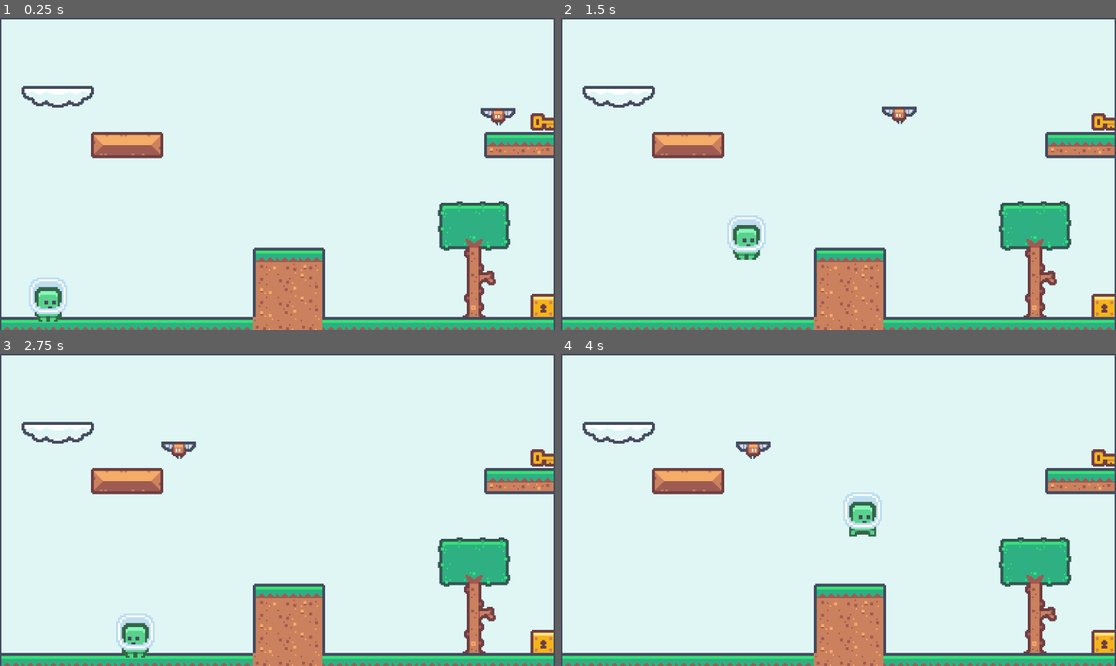
Above: before the commit, frames 1-4 (two rows, left to right).
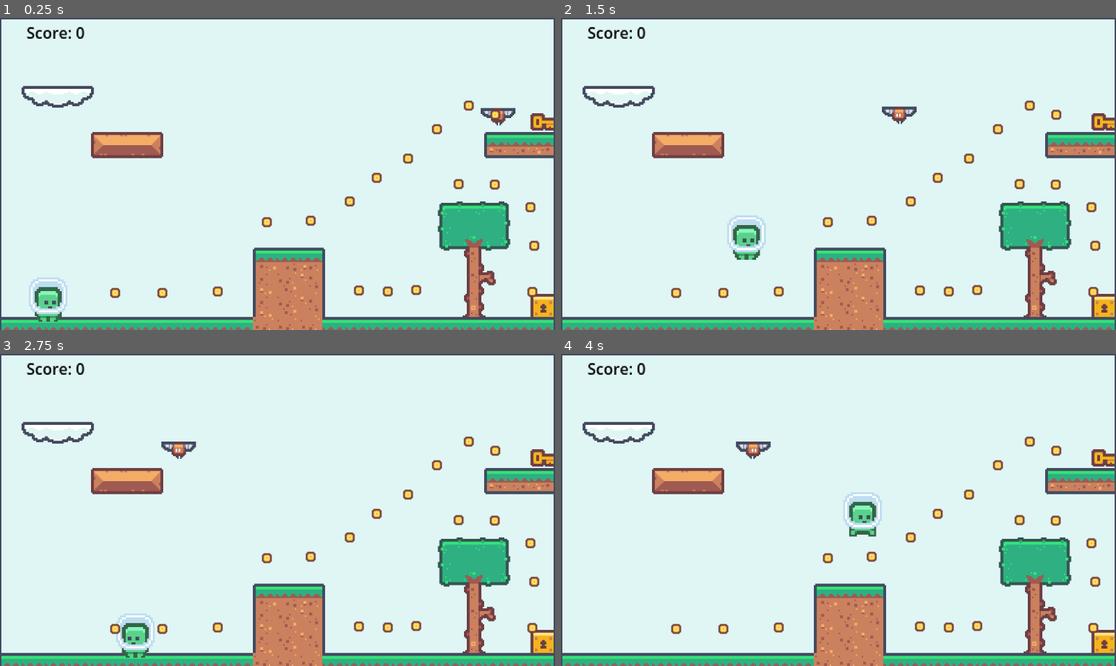
Above: after the commit, the same moments.

Repository: emre-buruk007/Godot-platformer
Game: Godot game, scene res://scenes/main.tscn
The game is run twice, just before and just after one commit, with the same random seed, the same clock (stepped at 60 frames per second) and the same inputs.
Inputs:
- Up to frame 1 (0.25 s): no input
- Up to frame 2 (1.5 s): hold Right (right) from 0.53 s (still down); tap Space (jump) at 0.77 s
- Up to frame 3 (2.75 s): tap Space (jump) at 1.52 s; release Right (right) at 2.03 s; hold Left (left) from 2.03 s (still down)
- Up to frame 4 (4 s): release Left (left) at 2.78 s; hold Right (right) from 2.78 s (still down); tap Space (jump) at 3.02, 3.77 s

The runs differ from the first frame. In frame 1, 1.3% of the frame differs, in the area x 4-98%, y 2-90%; in frame 2, 1.3%; in frame 3, 1.3%; in frame 4, 1.3%.
Error after the commit: Invalid access to property or key 'class_name' on a base object of type 'CharacterBody2D (Enemy)'. (res://scenes/scripts/collectible.gd:7)

Commit message:
Added sound effects for coins, fixing bugs.

Diff:
--- a/project.godot
+++ b/project.godot
@@ -18,6 +18,8 @@
 [autoload]
 
 BackgroundMusic="*res://scenes/background_music.tscn"
+Global="*res://scenes/scripts/Global.gd"
+Sfx="*res://scenes/SFX.tscn"
 
 [input]
 
--- /dev/null
+++ b/scenes/SFX.tscn
@@ -0,0 +1,6 @@
+[gd_scene load_steps=2 format=3 uid="uid://4cdv45aruhbl"]
+
+[ext_resource type="AudioStream" uid="uid://db6bcychlvvq" path="res://assets/music/SFX/coin_collect.wav" id="1_svm4g"]
+
+[node name="coin_collected" type="AudioStreamPlayer2D"]
+stream = ExtResource("1_svm4g")
--- /dev/null
+++ b/scenes/collectible.tscn
@@ -0,0 +1,39 @@
+[gd_scene load_steps=7 format=3 uid="uid://bqt6ibamrni6j"]
+
+[ext_resource type="Script" path="res://scenes/scripts/collectible.gd" id="1_72q6a"]
+[ext_resource type="Texture2D" uid="uid://6pksq571dkrk" path="res://assets/textures/tile_0151.png" id="1_jdp6s"]
+[ext_resource type="Texture2D" uid="uid://cf3bf4f823mtp" path="res://assets/textures/tile_0152.png" id="2_a1vv2"]
+[ext_resource type="AudioStream" uid="uid://db6bcychlvvq" path="res://assets/music/SFX/coin_collect.wav" id="4_fgx5m"]
+
+[sub_resource type="SpriteFrames" id="SpriteFrames_lm1y0"]
+animations = [{
+"frames": [{
+"duration": 1.0,
+"texture": ExtResource("1_jdp6s")
+}, {
+"duration": 1.0,
+"texture": ExtResource("2_a1vv2")
+}],
+"loop": true,
+"name": &"default",
+"speed": 3.0
+}]
+
+[sub_resource type="CircleShape2D" id="CircleShape2D_wq72c"]
+
+[node name="collectible" type="Area2D"]
+script = ExtResource("1_72q6a")
+
+[node name="collected_sfx" type="AudioStreamPlayer" parent="."]
+stream = ExtResource("4_fgx5m")
+
+[node name="AnimatedSprite2D" type="AnimatedSprite2D" parent="."]
+scale = Vector2(1.7, 1.7)
+sprite_frames = SubResource("SpriteFrames_lm1y0")
+autoplay = "default"
+frame_progress = 0.0653876
+
+[node name="CollisionShape2D" type="CollisionShape2D" parent="."]
+shape = SubResource("CircleShape2D_wq72c")
+
+[connection signal="body_entered" from="." to="." method="_on_body_entered"]
--- a/scenes/main.tscn
+++ b/scenes/main.tscn
@@ -1,10 +1,12 @@
-[gd_scene load_steps=9 format=3 uid="uid://bswber55bdq3h"]
+[gd_scene load_steps=11 format=3 uid="uid://bswber55bdq3h"]
 
 [ext_resource type="Texture2D" uid="uid://bfl11770dylry" path="res://assets/textures/tile_0001.png" id="1_fhiio"]
 [ext_resource type="Texture2D" uid="uid://ba0ggt3ppji48" path="res://assets/tilesets/tilemap_packed.png" id="2_ugfja"]
 [ext_resource type="PackedScene" uid="uid://t61shexrtnix" path="res://scenes/main_character.tscn" id="3_4rtfh"]
 [ext_resource type="PackedScene" uid="uid://5lox3bppik7q" path="res://scenes/flying_enemy.tscn" id="4_84hsp"]
 [ext_resource type="AudioStream" uid="uid://cnnynkdb3mtgq" path="res://assets/music/SFX/player_dying.ogg" id="5_2h42a"]
+[ext_resource type="PackedScene" uid="uid://bqt6ibamrni6j" path="res://scenes/collectible.tscn" id="6_uly25"]
+[ext_resource type="Script" path="res://scenes/scripts/ScoreLabel.gd" id="7_ev0nk"]
 
 [sub_resource type="TileSetAtlasSource" id="TileSetAtlasSource_f01ti"]
 texture = ExtResource("2_ugfja")
@@ -664,3 +666,74 @@
 
 [node name="player_dead_sfx" type="AudioStreamPlayer" parent="."]
 stream = ExtResource("5_2h42a")
+
+[node name="Collectibles" type="Node" parent="."]
+
+[node name="collectible" parent="Collectibles" instance=ExtResource("6_uly25")]
+position = Vector2(973, 182)
+
+[node name="collectible2" parent="Collectibles" instance=ExtResource("6_uly25")]
+position = Vector2(554, 424)
+
+[node name="collectible3" parent="Collectibles" instance=ExtResource("6_uly25")]
+position = Vector2(645, 421)
+
+[node name="collectible4" parent="Collectibles" instance=ExtResource("6_uly25")]
+position = Vector2(726, 381)
+
+[node name="collectible5" parent="Collectibles" instance=ExtResource("6_uly25")]
+position = Vector2(782, 332)
+
+[node name="collectible6" parent="Collectibles" instance=ExtResource("6_uly25")]
+position = Vector2(847, 292)
+
+[node name="collectible7" parent="Collectibles" instance=ExtResource("6_uly25")]
+position = Vector2(907, 231)
+
+[node name="collectible8" parent="Collectibles" instance=ExtResource("6_uly25")]
+position = Vector2(1027, 346)
+
+[node name="collectible9" parent="Collectibles" instance=ExtResource("6_uly25")]
+position = Vector2(952, 345)
+
+[node name="collectible10" parent="Collectibles" instance=ExtResource("6_uly25")]
+position = Vector2(1028, 201)
+
+[node name="collectible11" parent="Collectibles" instance=ExtResource("6_uly25")]
+position = Vector2(1101, 393)
+
+[node name="collectible12" parent="Collectibles" instance=ExtResource("6_uly25")]
+position = Vector2(1109, 473)
+
+[node name="collectible13" parent="Collectibles" instance=ExtResource("6_uly25")]
+position = Vector2(1105, 569)
+
+[node name="collectible14" parent="Collectibles" instance=ExtResource("6_uly25")]
+position = Vector2(745, 566)
+
+[node name="collectible15" parent="Collectibles" instance=ExtResource("6_uly25")]
+position = Vector2(864, 565)
+
+[node name="collectible16" parent="Collectibles" instance=ExtResource("6_uly25")]
+position = Vector2(805, 568)
+
+[node name="collectible17" parent="Collectibles" instance=ExtResource("6_uly25")]
+position = Vector2(452, 568)
+
+[node name="collectible18" parent="Collectibles" instance=ExtResource("6_uly25")]
+position = Vector2(337, 571)
+
+[node name="collectible19" parent="Collectibles" instance=ExtResource("6_uly25")]
+position = Vector2(239, 571)
+
+[node name="ScoreLabel" type="Label" parent="."]
+modulate = Color(0, 0, 0, 1)
+texture_filter = 1
+offset_left = 55.0
+offset_top = 5.0
+offset_right = 169.0
+offset_bottom = 31.0
+scale = Vector2(2, 2)
+text = "Score: "
+vertical_alignment = 1
+script = ExtResource("7_ev0nk")
--- /dev/null
+++ b/scenes/scripts/Global.gd
@@ -0,0 +1,4 @@
+extends Node
+
+
+var score = 0
--- /dev/null
+++ b/scenes/scripts/ScoreLabel.gd
@@ -0,0 +1,6 @@
+extends Label
+
+
+# Called every frame. 'delta' is the elapsed time since the previous frame.
+func _process(_delta):
+	self.text = str("Score: ", Global.score)
--- /dev/null
+++ b/scenes/scripts/collectible.gd
@@ -0,0 +1,11 @@
+extends Node2D
+class_name Collectible
+@onready var collected_sfx = $collected_sfx
+@onready var collected : AudioStreamPlayer = $"res://assets/music/SFX/coin_collect.wav"
+
+func _on_body_entered(body):
+	if body.class_name == MainCharacter:
+		collected.play()
+		Global.score += 10
+		queue_free()
+	pass # Replace with function body.
--- a/scenes/scripts/flying_enemy.gd
+++ b/scenes/scripts/flying_enemy.gd
@@ -21,4 +21,5 @@
 	move_and_slide()
 
 func die():
+	Global.score += 25
 	queue_free()
--- a/scenes/scripts/main_character.gd
+++ b/scenes/scripts/main_character.gd
@@ -1,5 +1,5 @@
 extends CharacterBody2D
-
+class_name MainCharacter
 
 const SPEED = 300.0
 const JUMP_VELOCITY = -600.0
@@ -13,6 +13,9 @@
 func player_dead():
 	player_dead_sfx.play()
 	queue_free()
+
+func check_collectible():
+	pass
 
 func _physics_process(delta):
 	#Animation
Not shown, added: assets/music/SFX/coin_collect.wav.import
Binary file added: assets/textures/tile_0151.png
Not shown, added: assets/textures/tile_0151.png.import
Binary file added: assets/textures/tile_0152.png
Not shown, added: assets/textures/tile_0152.png.import
Not shown, added: assets/music/SFX/coin_collect.wav
